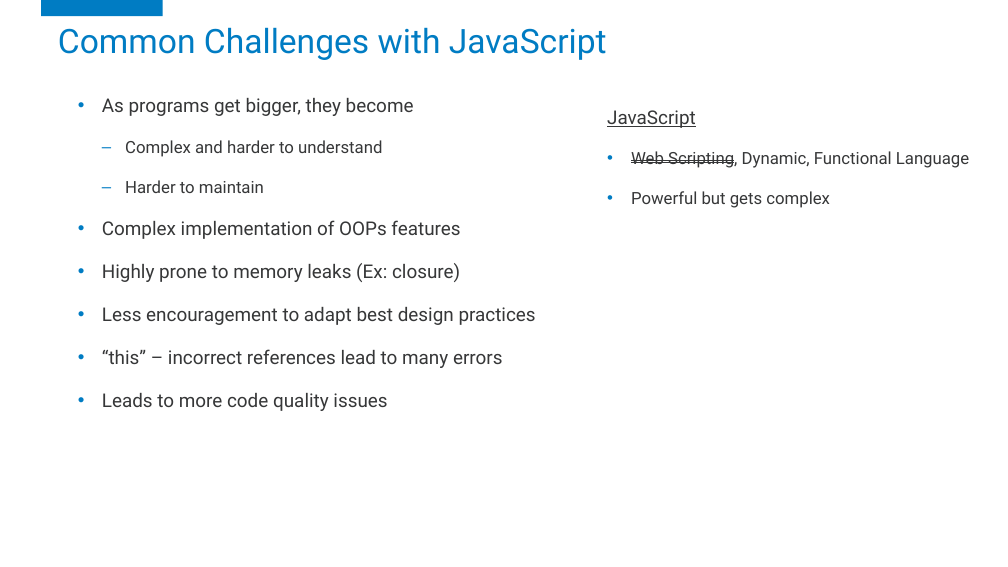
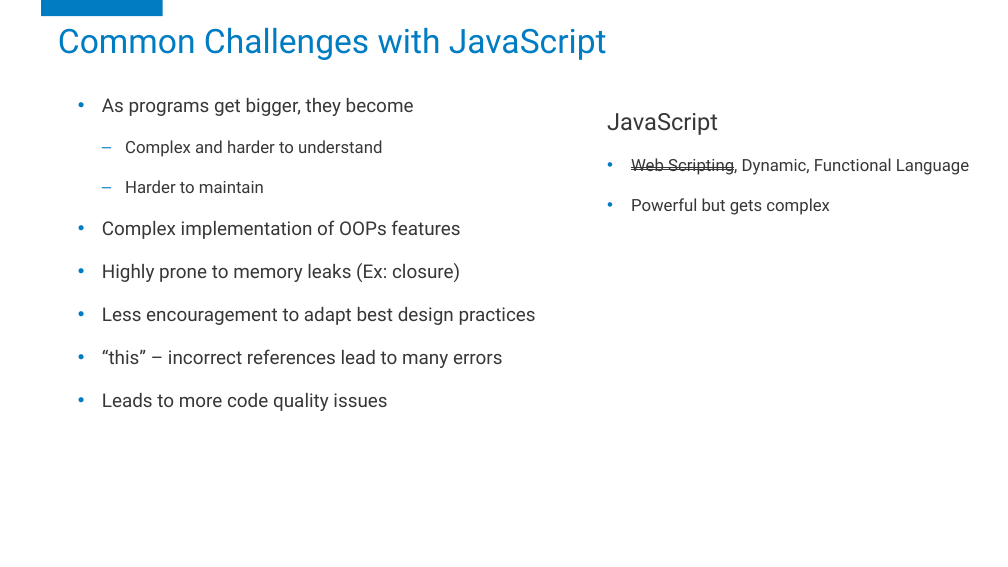
Before and after one commit to TheMaverickTrailblazer/TypeScriptDemo, a slide deck: slide 5 of TypeScript - You gonna like it!.pptx. Drawn at 1008x567 pixels with LibreOffice and Linux fonts; fonts in the diff are those of the drawing; background and template pictures are left out. Boxes give left, top, right and bottom in pixels: in the first picture for what was removed or moved away, otherwise in the second. Text is boxed around its words. In the diff, an @@ line names an element or a change of style, - is before the commit and + after.

```diff
--- a/TypeScript - You gonna like it!.pptx
+++ b/TypeScript - You gonna like it!.pptx
@@ text at (607,113,718,135): size 18 to 22.5 pt, underline off in "JavaScript" @@
```
Also in this commit, not shown: 7 other slides changed.
